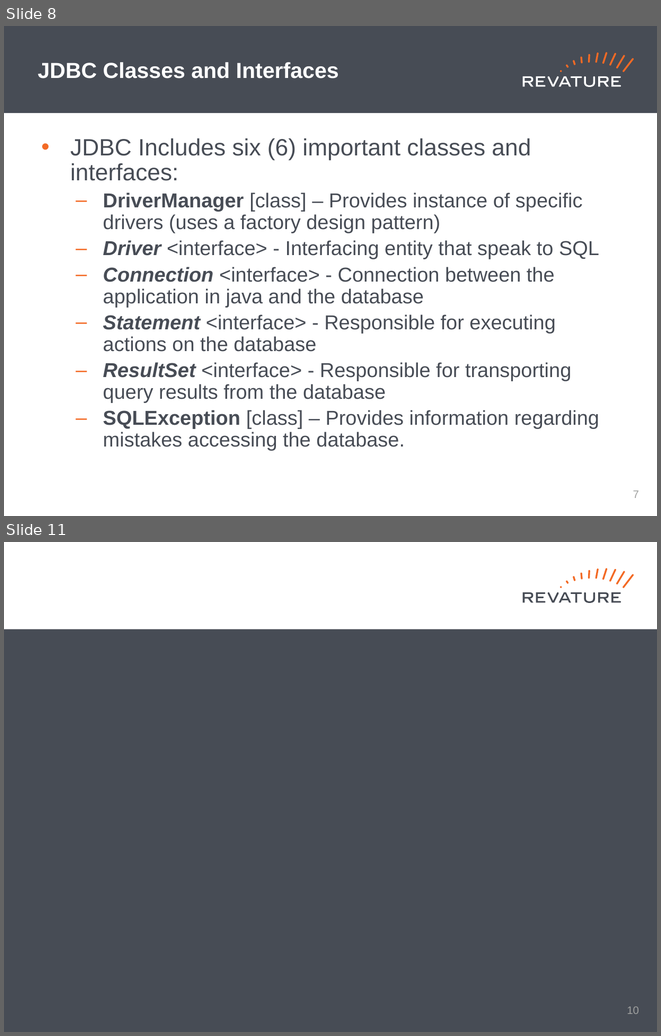
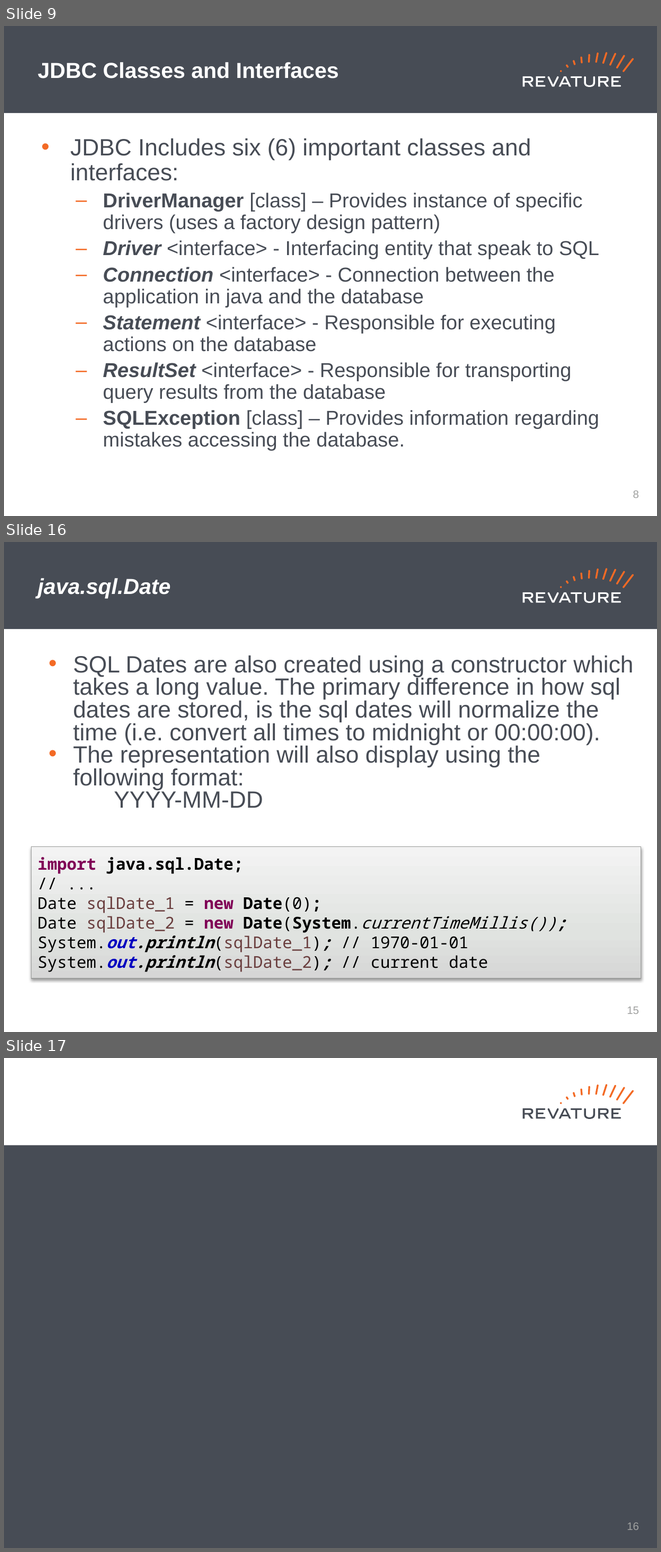
Before and after one commit to jhigherevature/8302021_RAP, a slide deck: powerpoints/Day_25.pptx. Shown one above the other, each under a label of ours: slides 8 and 11 before the commit, slides 9, 16 and 17 after it; the slides between them are not shown. The pictures are 661x1036 and 661x1552 pixels, drawn with LibreOffice and Linux fonts; fonts in the diff are those of the drawing. Boxes give left, top, right and bottom in pixels: in the first picture for what was removed or moved away, otherwise in the second. Text is boxed around its words. In the diff, an @@ line names an element or a change of style, - is before the commit and + after.

```diff
--- a/powerpoints/Day_25.pptx
+++ b/powerpoints/Day_25.pptx
@@ slide 16 added at (4,542,657,1032), background #FFFFFF; not listed: 19 template elements that a slide beside it also shows @@
@@ title added at (38,578,171,598), 24 pt, text #FFFFFF, bold, italic @@
+java.sql.Date
@@ text added at (73,655,633,808), 25.9 pt, text #474C55 @@
+• SQL Dates are also created using a constructor which takes a long value. The primary difference in how sql dates are stored, is the sql dates will normalize the time (i.e. convert all times to midnight or 00:00:00).
+• The representation will also display using the following format:
+YYYY-MM-DD
@@ rectangle added at (32,847,641,979), fill gradient #D6D7D6 to #E2E2E2 to #F4F4F4, outline #9C9D9C 0.75 pt, 18 pt, text #000000 @@
+import java.sql.Date;
+// ...
+Date sqlDate_1 = new Date(0);
+Date sqlDate_2 = new Date(System.currentTimeMillis());
+System.out.println(sqlDate_1); // 1970-01-01
+System.out.println(sqlDate_2); // current date
@@ page number added at (627,1006,639,1014), 12 pt, text #A0A1A0 @@
+15
@@ what was slide 8 is now slide 9 @@
@@ page number at (633,490,639,498): text changed @@
-7
+8
@@ what was slide 11 is now slide 17 @@
@@ page number at (627,1522,639,1530): text changed @@
-10
+16
```
Also in this commit, not shown: 2 slides changed, 7 other slides added, 2 slides removed, 1 other file.
